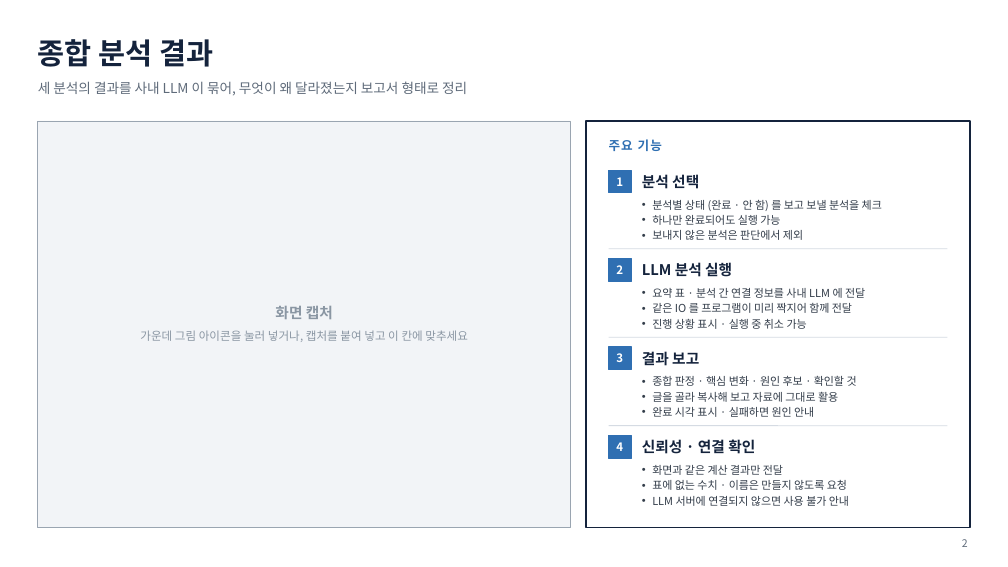
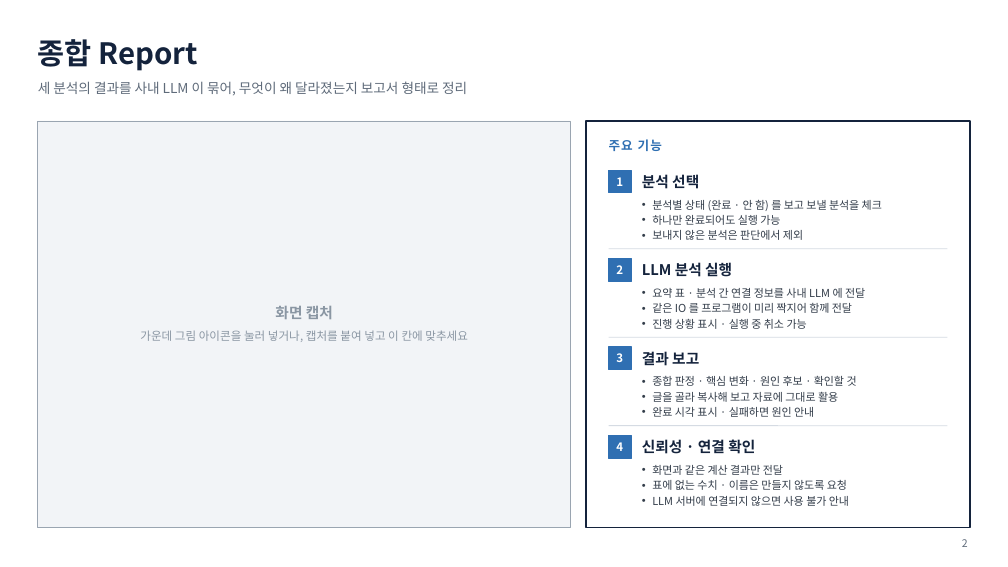
Before and after one commit to sssfffd/rookie2, a slide deck: slide 2 of docs/presentation/LogScope-주요기능-오버뷰-종합분석.pptx. Drawn at 1008x567 pixels with LibreOffice and Linux fonts; fonts in the diff are those of the drawing. Boxes give left, top, right and bottom in pixels: in the first picture for what was removed or moved away, otherwise in the second. Text is boxed around its words. In the diff, an @@ line names an element or a change of style, - is before the commit and + after.

```diff
--- a/docs/presentation/LogScope-주요기능-오버뷰-종합분석.pptx
+++ b/docs/presentation/LogScope-주요기능-오버뷰-종합분석.pptx
@@ title at [38,39,197,71]: text changed @@
-종합 분석 결과
+종합 Report
```
Also in this commit, not shown: 9 other files.
